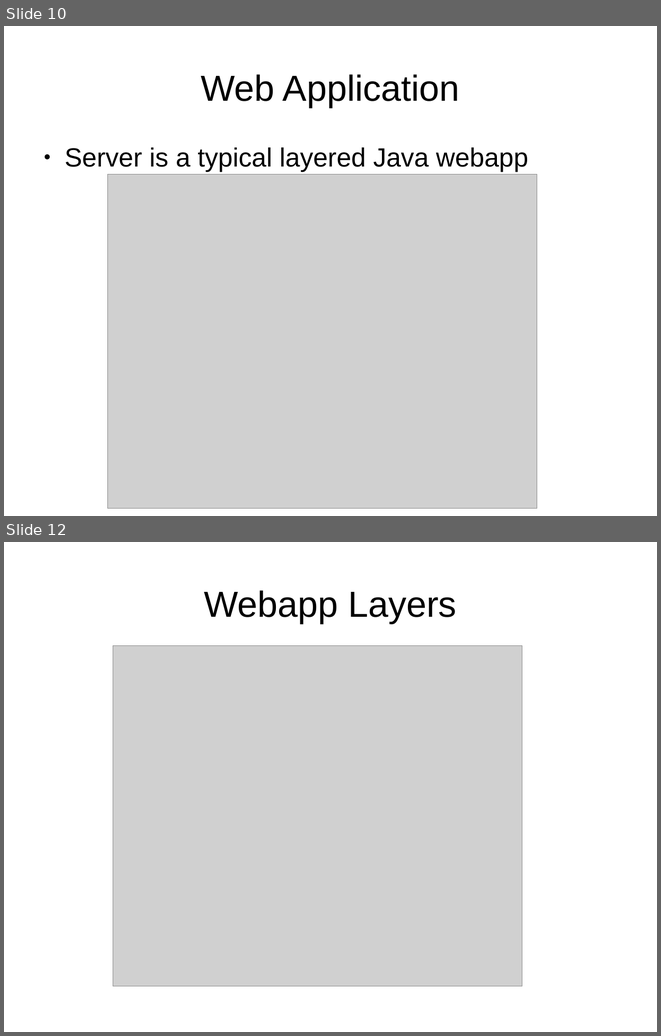
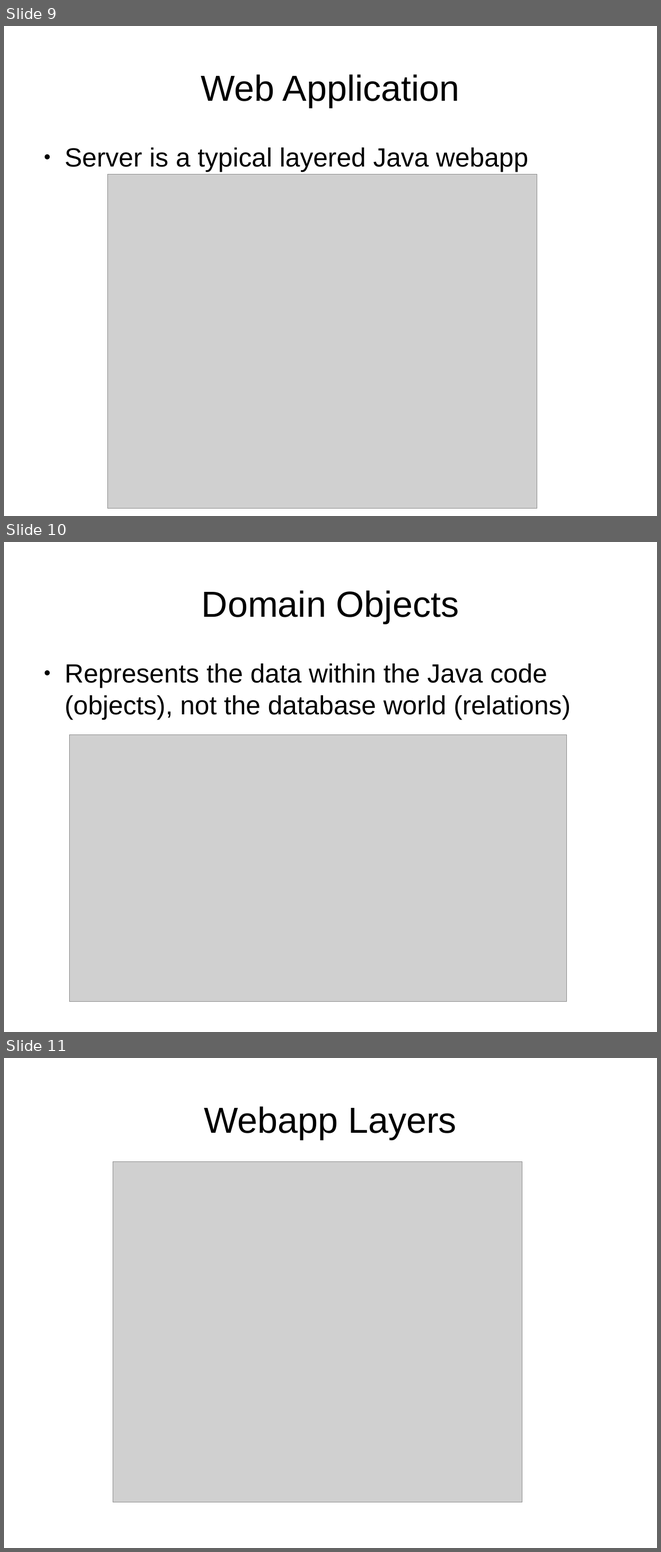
Before and after one commit to lmucs/playserengeti, a slide deck: serengeti/src/site/serengeti.odp. Shown one above the other, each under a label of ours: slides 10 and 12 before the commit, slides 9, 10 and 11 after it; the slides between them are not shown. The pictures are 661x1036 and 661x1552 pixels, drawn with LibreOffice and Linux fonts; fonts in the diff are those of the drawing; grey boxes stand for pictures. Boxes give left, top, right and bottom in pixels: in the first picture for what was removed or moved away, otherwise in the second. Text is boxed around its words. In the diff, an @@ line names an element or a change of style, - is before the commit and + after.

```diff
--- a/serengeti/src/site/serengeti.odp
+++ b/serengeti/src/site/serengeti.odp
@@ slide 10 added at (4,542,657,1032), background #FFFFFF @@
@@ title added at (202,590,459,623), 44 pt, text #000000 @@
+Domain Objects
@@ text added at (64,663,571,720), 32 pt, text #000000 @@
+● Represents the data within the Java code (objects), not the database world (relations)
@@ picture added at (70,734,567,1001) @@
@@ what was slide 10 is now slide 9 @@
@@ what was slide 12 is now slide 11 @@
```
Also in this commit, not shown: 3 slides changed, 2 other slides added, 5 slides removed.
